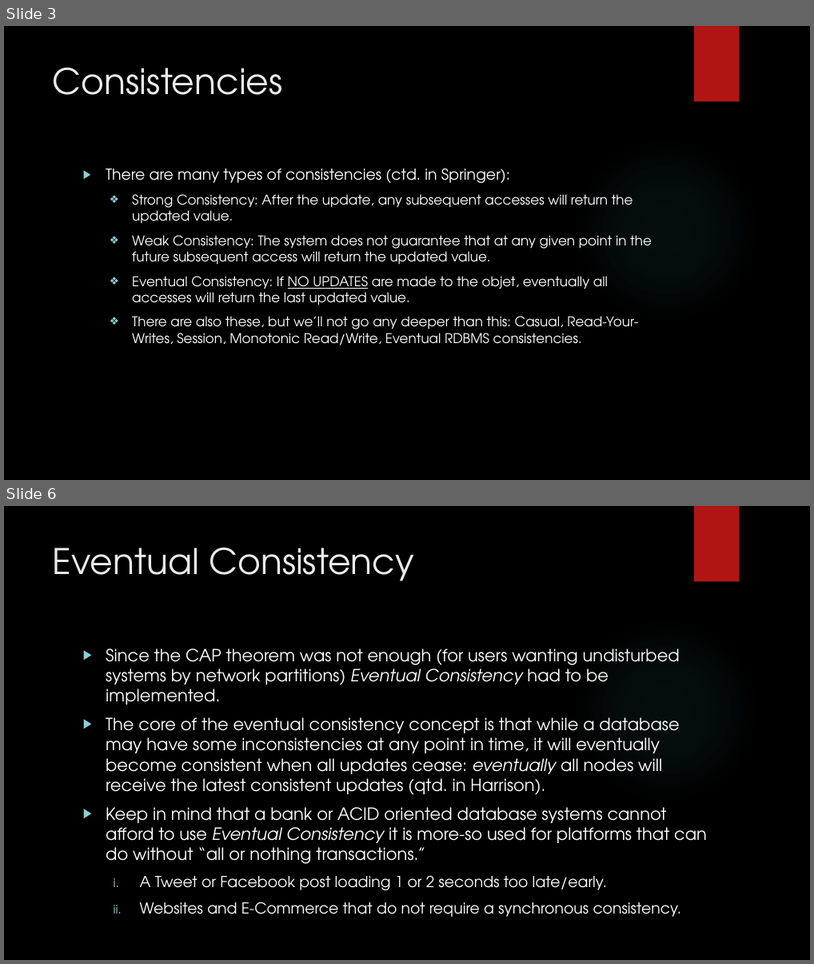
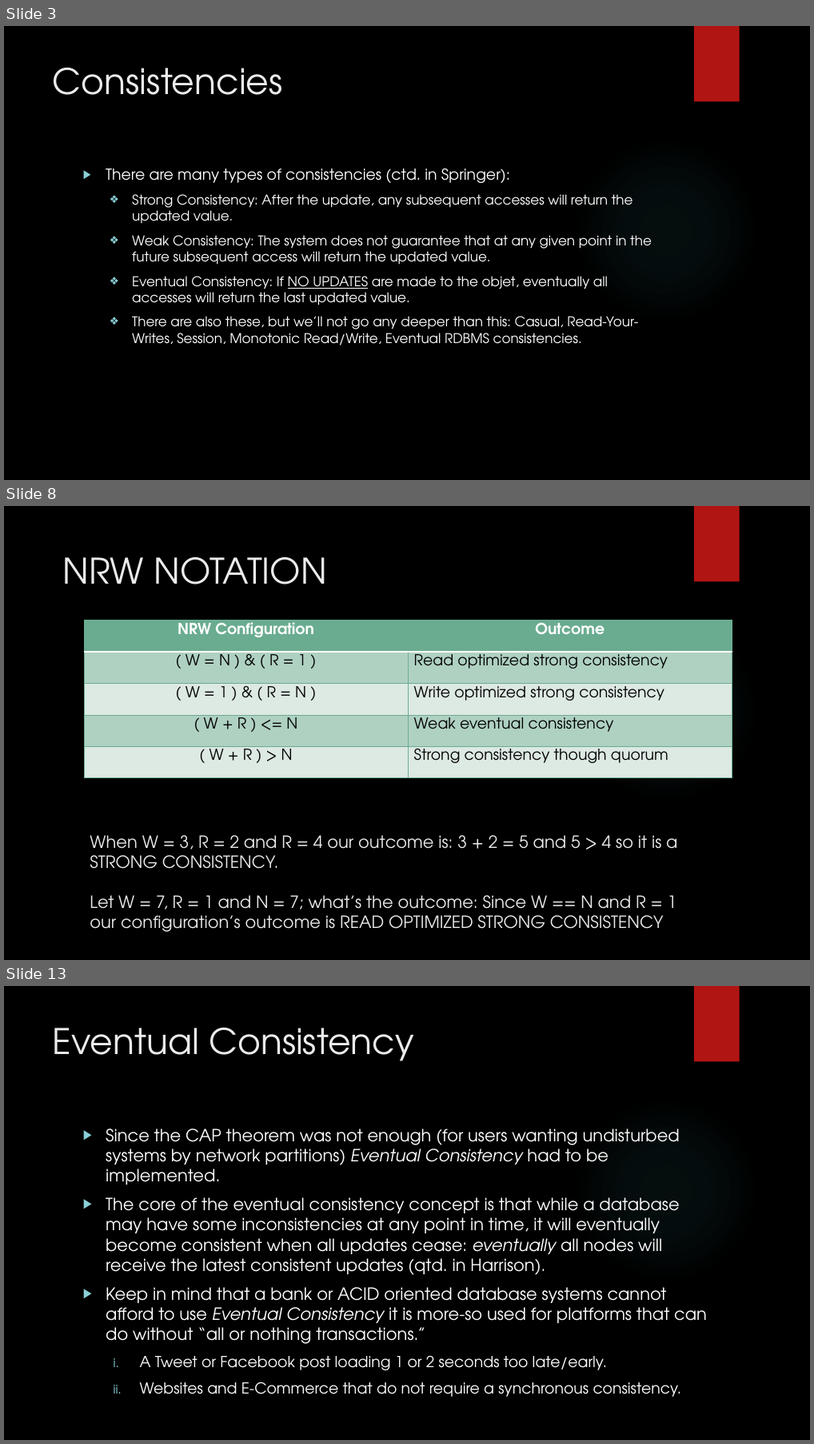
Before and after one commit to MaxWOU/cs364pptx, a slide deck: group6slidshow.pptx. Shown one above the other, each under a label of ours: slides 3 and 6 before the commit, slides 3, 8 and 13 after it; the slides between them are not shown. The pictures are 814x964 and 814x1444 pixels, drawn with LibreOffice and Linux fonts; fonts in the diff are those of the drawing; background and template pictures are left out. Boxes give left, top, right and bottom in pixels: in the first picture for what was removed or moved away, otherwise in the second. Text is boxed around its words. In the diff, an @@ line names an element or a change of style, - is before the commit and + after.

```diff
--- a/group6slidshow.pptx
+++ b/group6slidshow.pptx
@@ slide 8 added at (x1=4, y1=506, x2=810, y2=960), background picture (left out); not listed: 2 template elements that a slide beside it also shows @@
@@ text added at (x1=63, y1=557, x2=327, y2=584), 42 pt, text #EBEBEB @@
+NRW NOTATION
@@ table added at (x1=84, y1=620, x2=732, y2=778), 5 rows, 2 columns @@
+NRW Configuration | Outcome
+( W = N ) & ( R = 1 ) | Read optimized strong consistency
+( W = 1 ) & ( R = N ) | Write optimized strong consistency
+( W + R ) <= N | Weak eventual consistency
+( W + R ) > N | Strong consistency though quorum
@@ title added at (x1=90, y1=835, x2=678, y2=932), 20 pt, text #EBEBEB @@
+When W = 3, R = 2 and R = 4 our outcome is: 3 + 2 = 5 and 5 > 4 so it is a STRONG CONSISTENCY.
+Let W = 7, R = 1 and N = 7; what’s the outcome: Since W == N and R = 1
+our configuration’s outcome is READ OPTIMIZED STRONG CONSISTENCY
@@ what was slide 6 is now slide 13 @@
```
Also in this commit, not shown: 2 slides changed, 6 other slides added.
